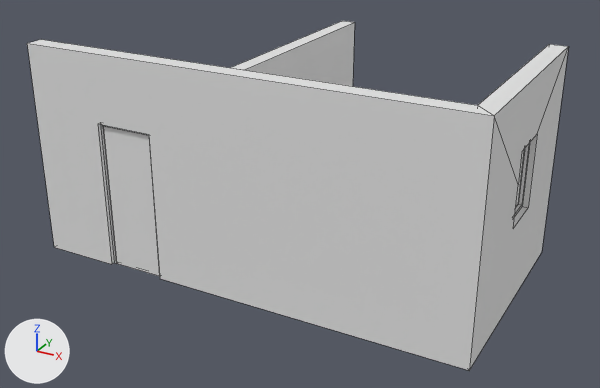
The Blender file BIM/BlenderBIM/OD_BlenderBIM_Template.blend as it was, and as the next commit left it.
One viewpoint serves both versions: a 50 mm lens placed at (8.46, -8.11, 5.66), pointed at (3.29, 1.3, 0.96). Lighting does not change. The marker at lower left points along +X, +Y and +Z. Mesh edges are drawn as thin lines.

The first picture shows 'IfcDoor/Dumb Door', 'IfcWall/Dumb Wall', 'IfcWall/Dumb Wall.001', 'IfcWindow/Dumb Window'.
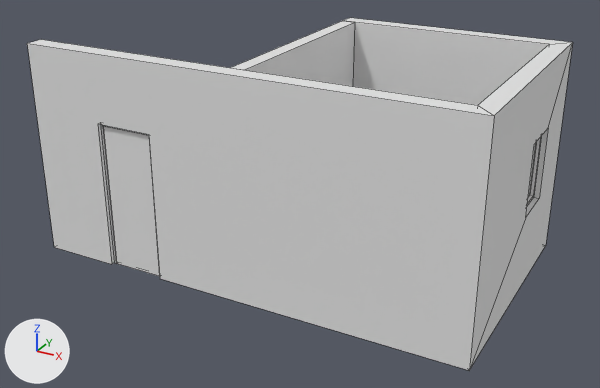
ob_ifcopeningelement_dumb_window_opening is not drawn itself; it is used by a modifier of ob_ifcwall_dumb_wall.

Location of each change, (x1, y1, x2, y2) in pixels of the pictures (600 x 388 px):
'IfcWall/Dumb Wall', reshaped, modifiers changed (7% taller): before (27, 40, 569, 370); after (27, 18, 573, 370)
'IfcWindow/Dumb Window', moved: before (515, 143, 530, 216); after (527, 137, 541, 206)
part 1 of me_dumb_wall, added: after (343, 18, 571, 105)

The change, as a diff of the scene's bpy script:
```diff
--- a/BIM/BlenderBIM/OD_BlenderBIM_Template.blend.py
+++ b/BIM/BlenderBIM/OD_BlenderBIM_Template.blend.py
@@ me_dumb_wall @@
 me_dumb_wall.from_pydata(...)  # 6 vertices, 2 faces; spans x -4.72..1.38, y 0.0..3.05, z 0.0..3.05
 # used by ob_ifcwall_dumb_wall; location = (4.72, 0.0, 0.0)
 # verts and faces of me_dumb_wall; kept vertices keep their numbers, new ones are numbered from 6
 # before: 4 (1.38, 3.05, 3.05), 5 (1.38, 3.05, 0.0)
+# me_dumb_wall part 1
+verts[6] = (-1.67, 3.05, 3.05)
+verts[7] = (-1.67, 3.05, 0.0)
+faces += [(4, 6, 7, 5)]
@@ me_dumb_window_opening_001 @@
+me_dumb_window_opening_001.from_pydata(...)  # a box spanning x 0.0..0.7, y -0.1..0.2, z 0.0..1.0
@@ ob_ifcwall_dumb_wall @@
 _m = ob_ifcwall_dumb_wall.modifiers.new('IfcOpeningElement.001', 'BOOLEAN')
-_m.object = ob_ifcopeningelement_dumb_window_opening
+_m.solver = 'FLOAT'
+_m = ob_ifcwall_dumb_wall.modifiers.new('IfcOpeningElement.002', 'BOOLEAN')
+_m.object = ob_ifcopeningelement_dumb_window_opening_001
 _m.solver = 'FLOAT'
@@ ob_ifcwindow_dumb_window @@
 ob_ifcwindow_dumb_window = bpy.data.objects.new('IfcWindow/Dumb Window', me_model_body_model_view_1c9w90e9f4vq2ox2iv2dz1)
-ob_ifcwindow_dumb_window.location = (3.23, 1.1, 1.22)
+ob_ifcwindow_dumb_window.location = (6.27, 1.72, 1.11)
 ob_ifcwindow_dumb_window.rotation_euler = (0.0, 0.0, 1.571)  # degrees (0, 0, 90)
@@ ob_ifcopeningelement_dumb_window_opening @@
-ob_ifcopeningelement_dumb_window_opening = bpy.data.objects.new('IfcOpeningElement/Dumb Window Opening', me_dumb_window_opening)
-ob_ifcopeningelement_dumb_window_opening.parent = ob_ifcwindow_dumb_window
-ob_ifcopeningelement_dumb_window_opening.matrix_parent_inverse = Matrix(((1.0, 0.0, 0.0, -3.248), (0.0, 1.0, 0.0, -1.424), (0.0, 0.0, 1.0, 0.0), (0.0, 0.0, 0.0, 1.0)))
-ob_ifcopeningelement_dumb_window_opening.location = (3.248, 1.424, 0.0)
-ob_ifcopeningelement_dumb_window_opening.hide_render = True
@@ ob_ifcopeningelement_dumb_window_opening_001 @@
+ob_ifcopeningelement_dumb_window_opening_001 = bpy.data.objects.new('IfcOpeningElement/Dumb Window Opening.001', me_dumb_window_opening_001)
+ob_ifcopeningelement_dumb_window_opening_001.parent = ob_ifcwindow_dumb_window
+ob_ifcopeningelement_dumb_window_opening_001.matrix_parent_inverse = Matrix(((1.0, 0.0, 0.0, -6.35), (0.0, 1.0, 0.0, -1.397), (0.0, 0.0, 1.0, 0.0), (0.0, 0.0, 0.0, 1.0)))
+ob_ifcopeningelement_dumb_window_opening_001.location = (6.35, 1.397, 0.0)
+ob_ifcopeningelement_dumb_window_opening_001.hide_render = True
```
